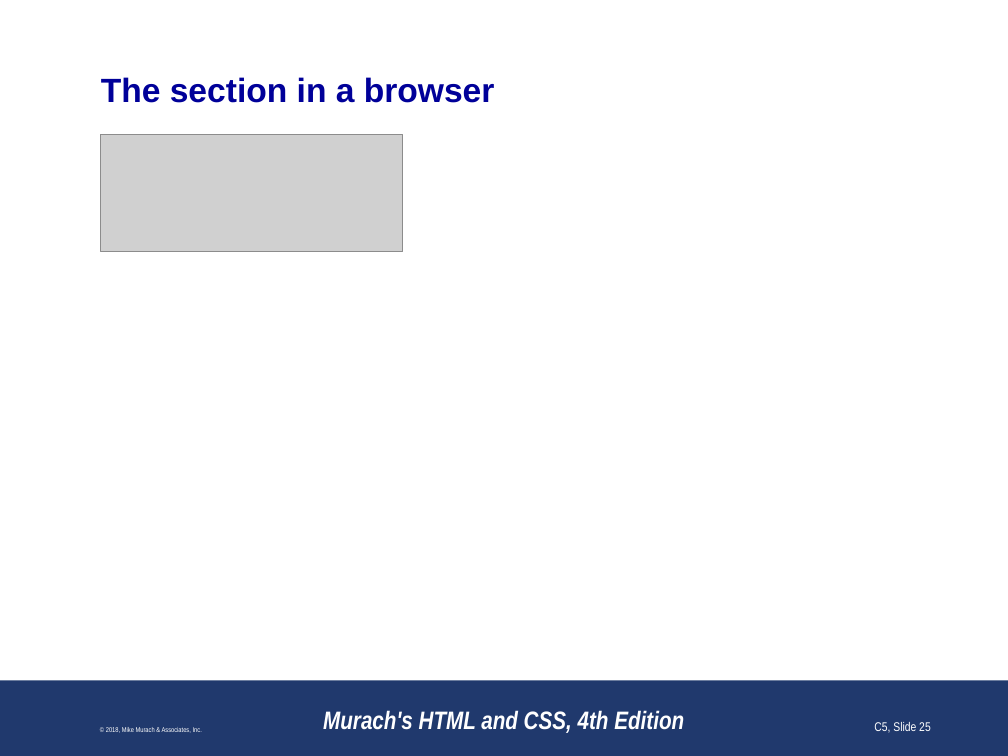
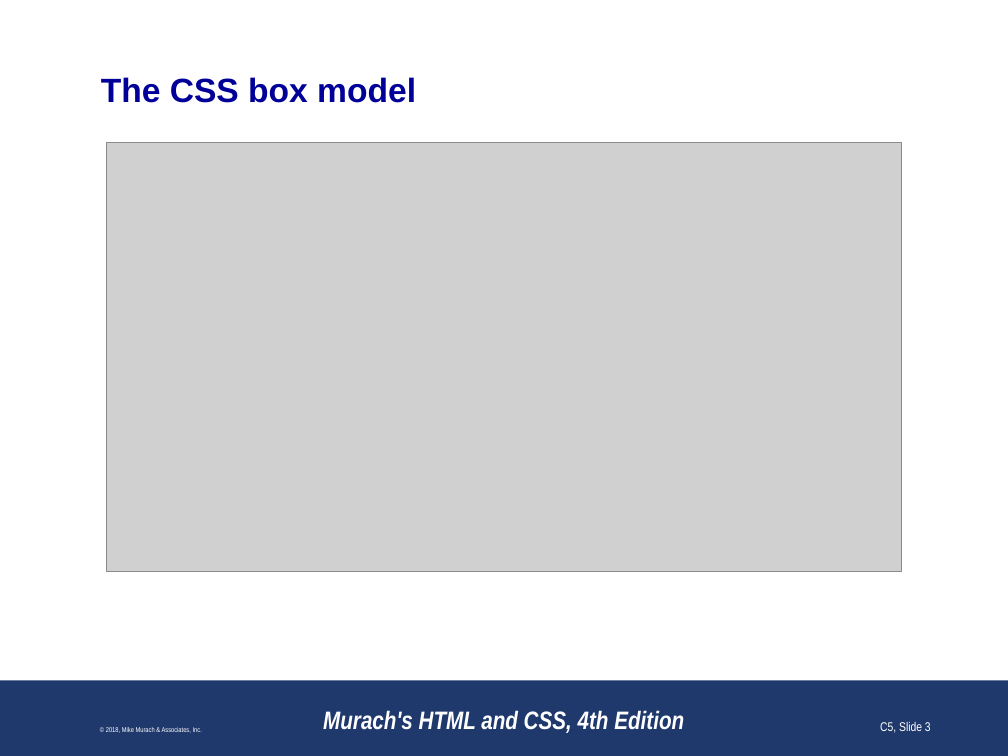
Before and after one commit to paulsmithkc/awd1000_base_lab_and_homework, a slide deck: slide 3 of murach_html_4e/slides/Chapter 5 slides (Revised).pptx (slide 25 before the commit). Drawn at 1008x756 pixels with LibreOffice and Linux fonts; fonts in the diff are those of the drawing; grey boxes stand for pictures; background and template pictures are left out. Boxes give left, top, right and bottom in pixels: in the first picture for what was removed or moved away, otherwise in the second. Text is boxed around its words. In the diff, an @@ line names an element or a change of style, - is before the commit and + after.

```diff
--- a/murach_html_4e/slides/Chapter 5 slides (Revised).pptx
+++ b/murach_html_4e/slides/Chapter 5 slides (Revised).pptx
@@ title at (x1=101, y1=77, x2=416, y2=103): text changed @@
-The section in a browser
+The CSS box model
@@ picture removed at (x1=101, y1=134, x2=403, y2=252) @@
@@ picture added at (x1=107, y1=143, x2=901, y2=572) @@
@@ page number at (x1=880, y1=722, x2=931, y2=733): text changed @@
-C5, Slide 25
+C5, Slide 3
```
Also in this commit, not shown: 27 other slides changed, 1 slide added, 2 slides removed.
